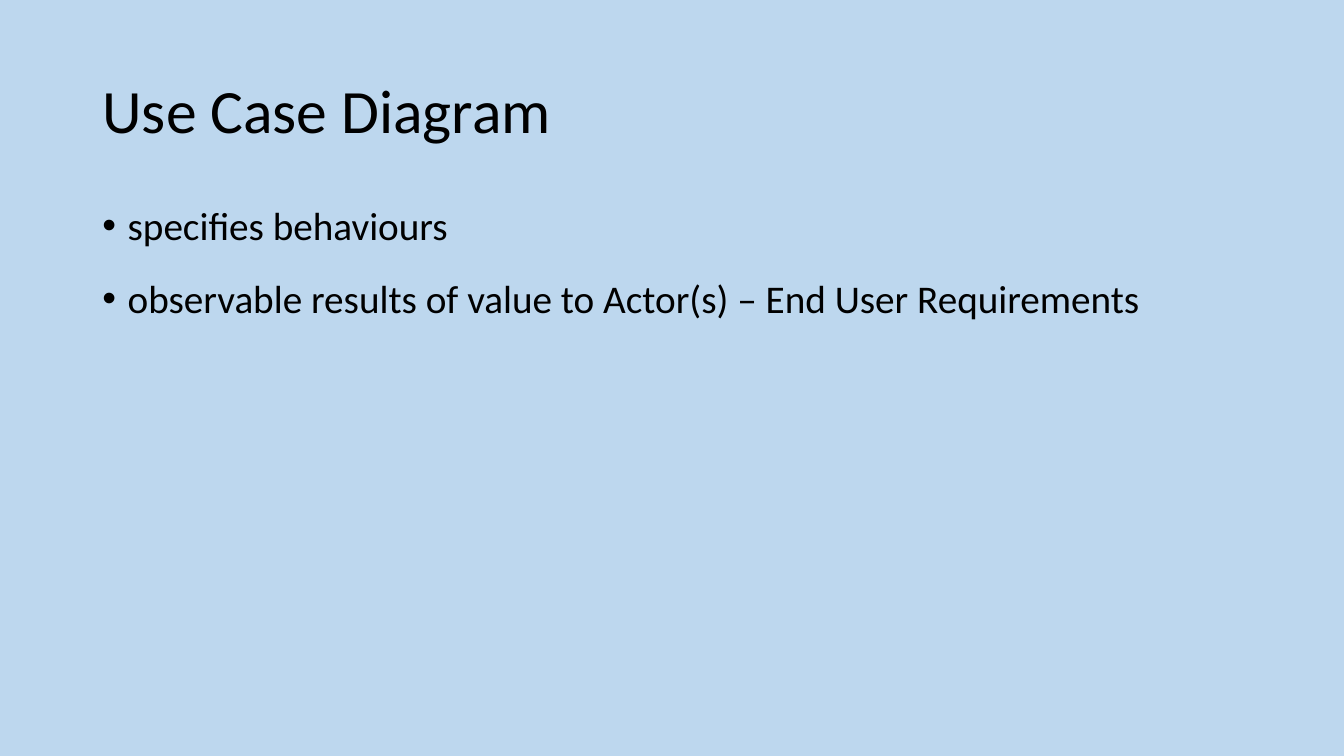
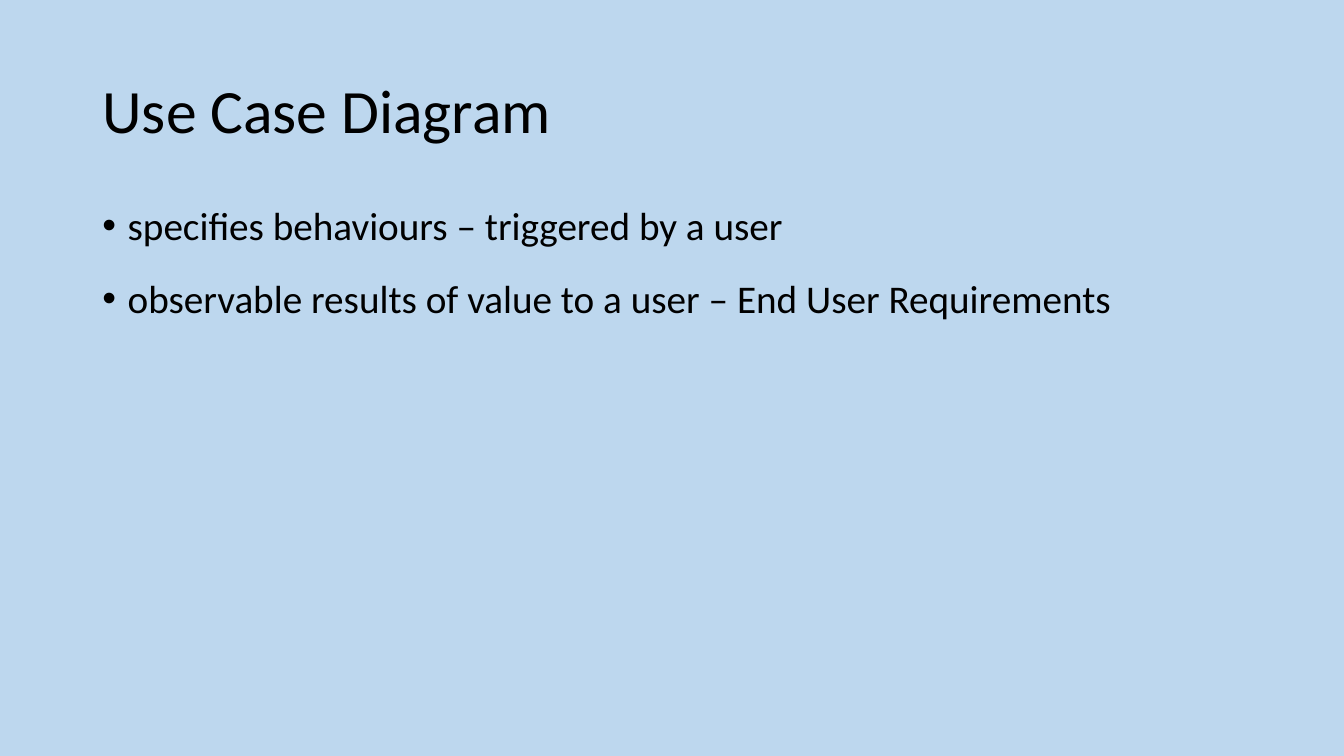
Before and after one commit to MrFriendCS/MrFriendCS.github.io, a slide deck: slide 6 of ah-cs/sdd/AH CS SDD Slides.pptx. Drawn at 1344x756 pixels with LibreOffice and Linux fonts; fonts in the diff are those of the drawing. Boxes give left, top, right and bottom in pixels: in the first picture for what was removed or moved away, otherwise in the second. Text is boxed around its words. In the diff, an @@ line names an element or a change of style, - is before the commit and + after.

```diff
--- a/ah-cs/sdd/AH CS SDD Slides.pptx
+++ b/ah-cs/sdd/AH CS SDD Slides.pptx
@@ text at [128,212,1111,320]: text changed @@
-• specifies behaviours
-• observable results of value to Actor(s) – End User Requirements
+• specifies behaviours – triggered by a user
+• observable results of value to a user – End User Requirements
```
Also in this commit, not shown: 7 other slides changed, 2 slides added, 6 slides removed, 14 other files.
